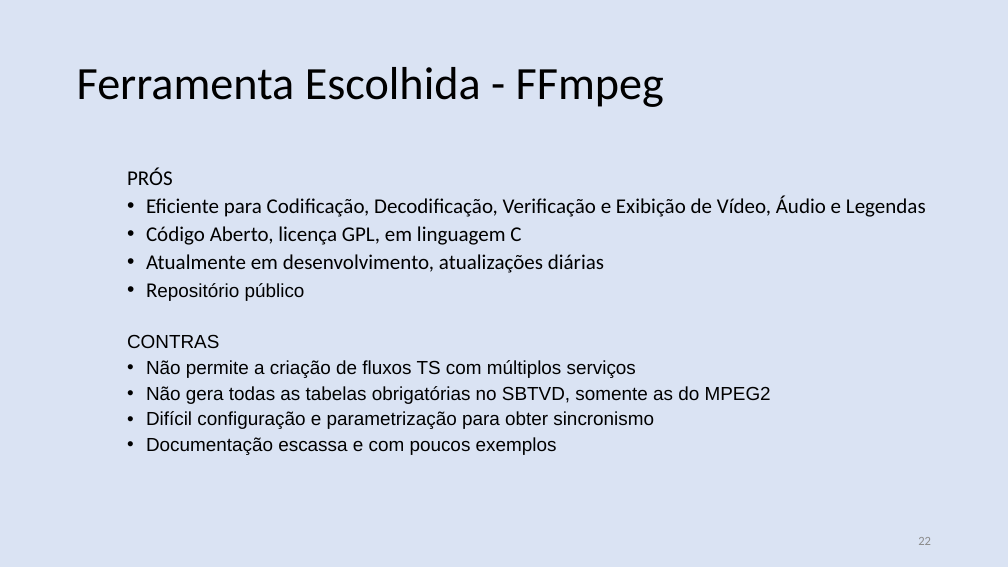
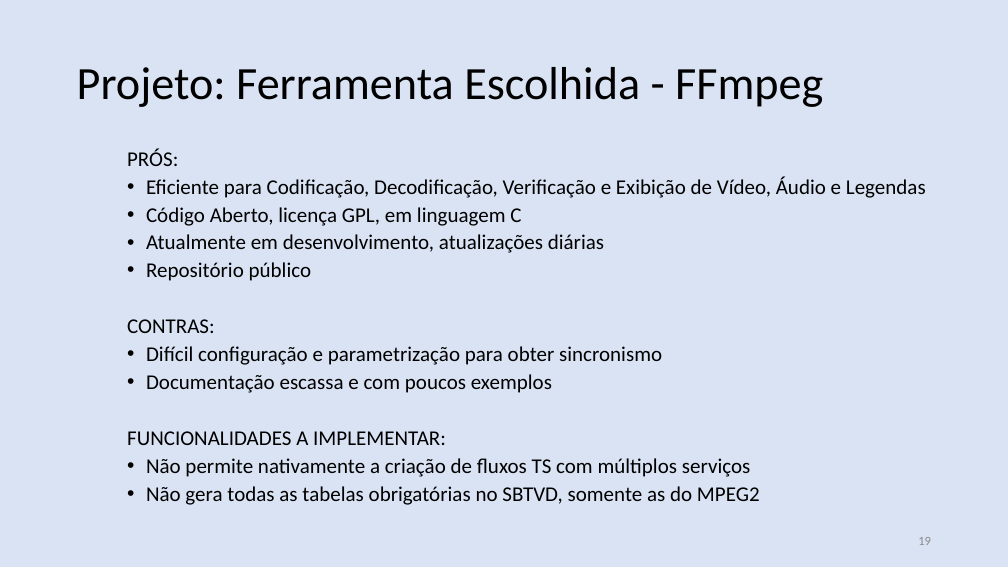
Before and after one commit to nasall2/TCC, a slide deck: slide 19 of relatorio/abntex2-modelos-1.9.2/figuras/apresentacao.pptx (slide 22 before the commit). Drawn at 1008x567 pixels with LibreOffice and Linux fonts; fonts in the diff are those of the drawing. Boxes give left, top, right and bottom in pixels: in the first picture for what was removed or moved away, otherwise in the second. Text is boxed around its words. In the diff, an @@ line names an element or a change of style, - is before the commit and + after.

```diff
--- a/relatorio/abntex2-modelos-1.9.2/figuras/apresentacao.pptx
+++ b/relatorio/abntex2-modelos-1.9.2/figuras/apresentacao.pptx
@@ text at (77,67,823,107): text changed @@
-Ferramenta Escolhida - FFmpeg
+Projeto: Ferramenta Escolhida - FFmpeg
@@ text "PRÓS:": place and size @@
-text "PRÓS:" at (127,167,926,455)
+text "PRÓS:" at (127,148,926,505)
@@ text at (127,148,178,166): text changed @@
-  PRÓS
+  PRÓS:
@@ text at (146,262,662,393): size 18 to 20 pt, font Arial to Calibri in "Repositório público", "Difícil configuração e parametrização para obter sincronismo", "Documentação escassa e com poucos exemplos" @@
@@ text at (127,319,215,333): text changed; size 18 to 20 pt; font Arial to Calibri @@
-  CONTRAS
-  • Não permite a criação de fluxos TS com múltiplos serviços
-  • Não gera todas as tabelas obrigatórias no SBTVD, somente as do MPEG2
+  CONTRAS:
@@ text at (127,431,760,505): paragraphs added @@
+  FUNCIONALIDADES A IMPLEMENTAR:
+  • Não permite nativamente a criação de fluxos TS com múltiplos serviços
+  • Não gera todas as tabelas obrigatórias no SBTVD, somente as do MPEG2
@@ page number at (918,537,931,545): text changed @@
-22
+19
```
Also in this commit, not shown: 17 other slides changed, 3 slides removed, 1 other file.
